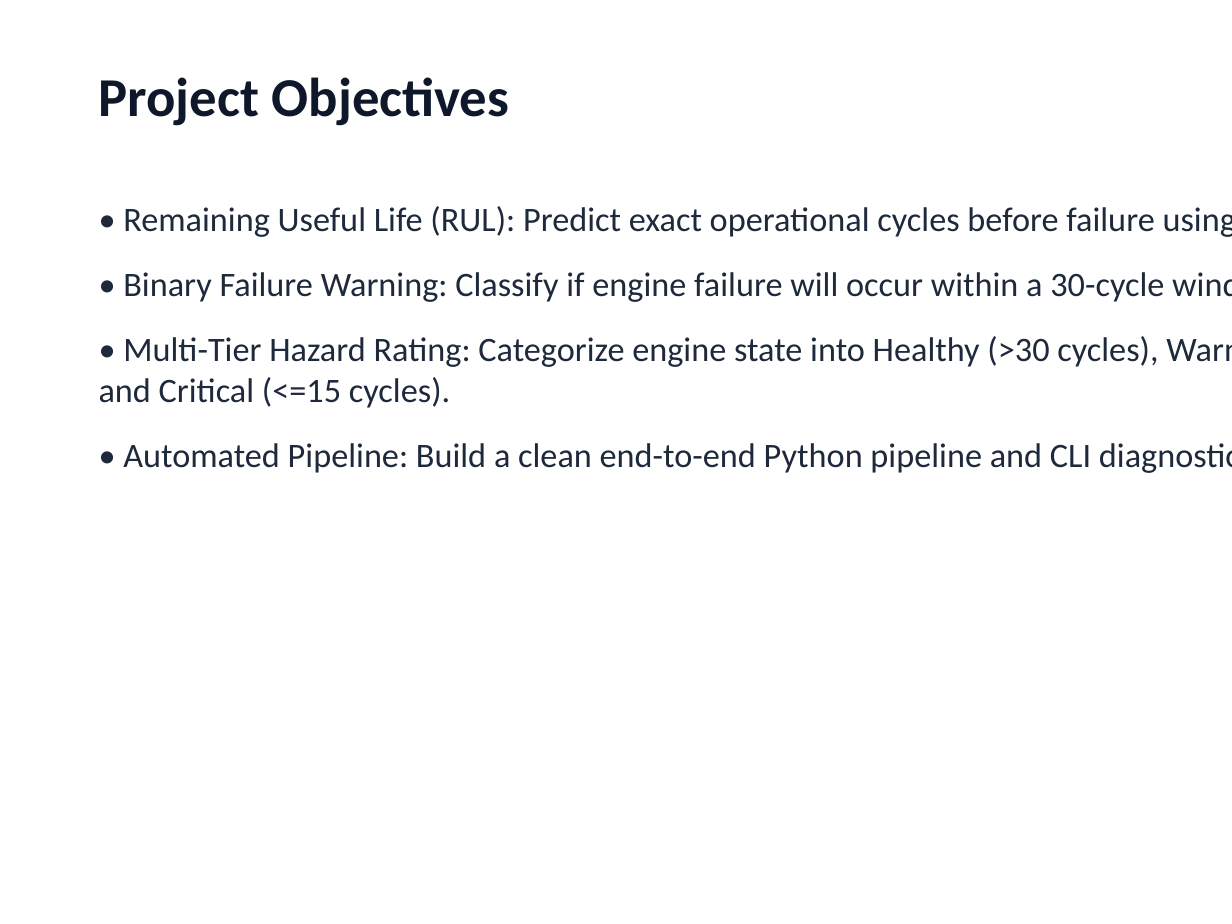
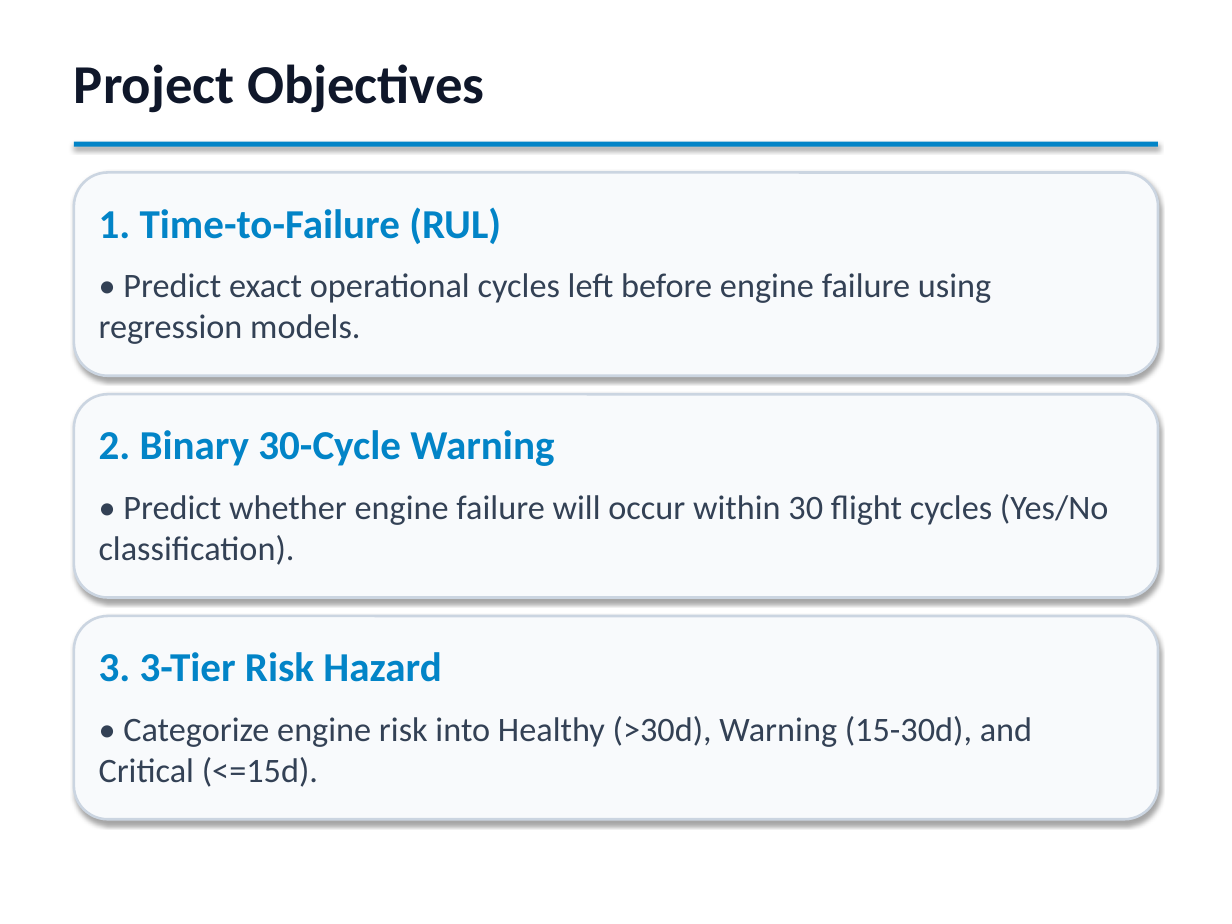
Before and after one commit to PiyushTiwari2051/Predictive-Master, a slide deck: slide 5 of Predictive_Maintenance_Internship_Presentation.pptx. Drawn at 1232x924 pixels with LibreOffice and Linux fonts; fonts in the diff are those of the drawing. Boxes give left, top, right and bottom in pixels: in the first picture for what was removed or moved away, otherwise in the second. Text is boxed around its words. In the diff, an @@ line names an element or a change of style, - is before the commit and + after.

Commit message:
Update masterpiece presentation PPTX with exact 100% template rule compliance

```diff
--- a/Predictive_Maintenance_Internship_Presentation.pptx
+++ b/Predictive_Maintenance_Internship_Presentation.pptx
@@ text "Project Objectives": place and size @@
-text "Project Objectives" at box(99, 77, 510, 126)
+text "Project Objectives" at box(74, 64, 485, 113)
@@ rectangle added at box(74, 142, 1158, 147), fill #0284C7 @@
@@ rounded rectangle added at box(74, 172, 1158, 376), fill #F8FAFC, outline #CBD5E1 1.5 pt @@
@@ text removed at box(99, 206, 1232, 473) @@
-• Remaining Useful Life (RUL): Predict exact operational cycles before failure using regression.
-• Binary Failure Warning: Classify if engine failure will occur within a 30-cycle window (Yes/No).
-• Multi-Tier Hazard Rating: Categorize engine state into Healthy (>30 cycles), Warning (15-30 cycles), and Critical (<=15 cycles).
-• Automated Pipeline: Build a clean end-to-end Python pipeline and CLI diagnostic tool.
@@ text added at box(99, 207, 991, 344), 20 pt, text #334155 @@
+1. Time-to-Failure (RUL)
+• Predict exact operational cycles left before engine failure using regression models.
@@ rounded rectangle added at box(74, 394, 1158, 598), fill #F8FAFC, outline #CBD5E1 1.5 pt @@
@@ text added at box(99, 430, 1108, 565), 20 pt, text #334155 @@
+2. Binary 30-Cycle Warning
+• Predict whether engine failure will occur within 30 flight cycles (Yes/No classification).
@@ rounded rectangle added at box(74, 616, 1158, 819), fill #F8FAFC, outline #CBD5E1 1.5 pt @@
@@ text added at box(99, 652, 1032, 787), 20 pt, text #334155 @@
+3. 3-Tier Risk Hazard
+• Categorize engine risk into Healthy (>30d), Warning (15-30d), and Critical (<=15d).
```
Also in this commit, not shown: 13 other slides changed, 2 slides added, 2 slides removed, 1 other file.
